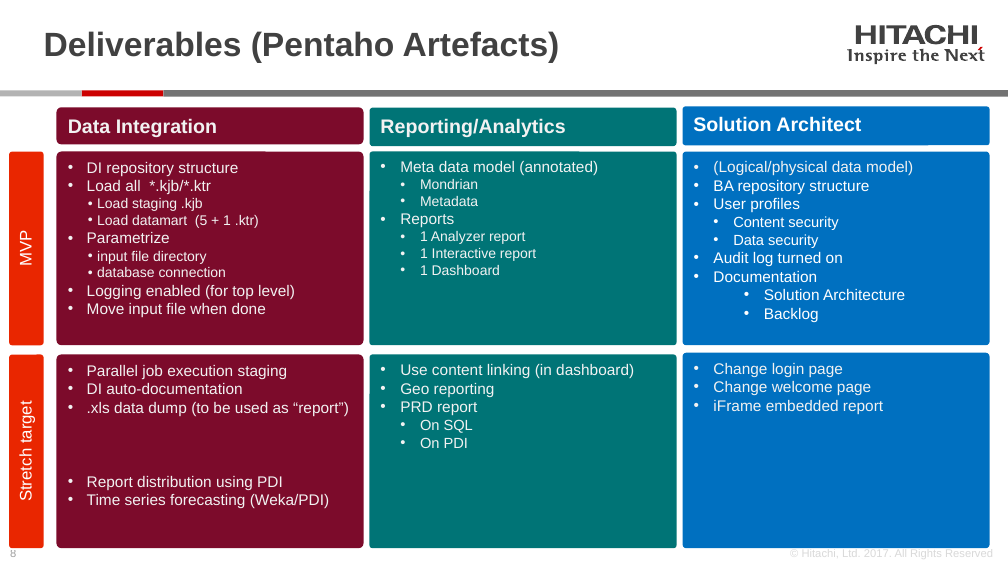
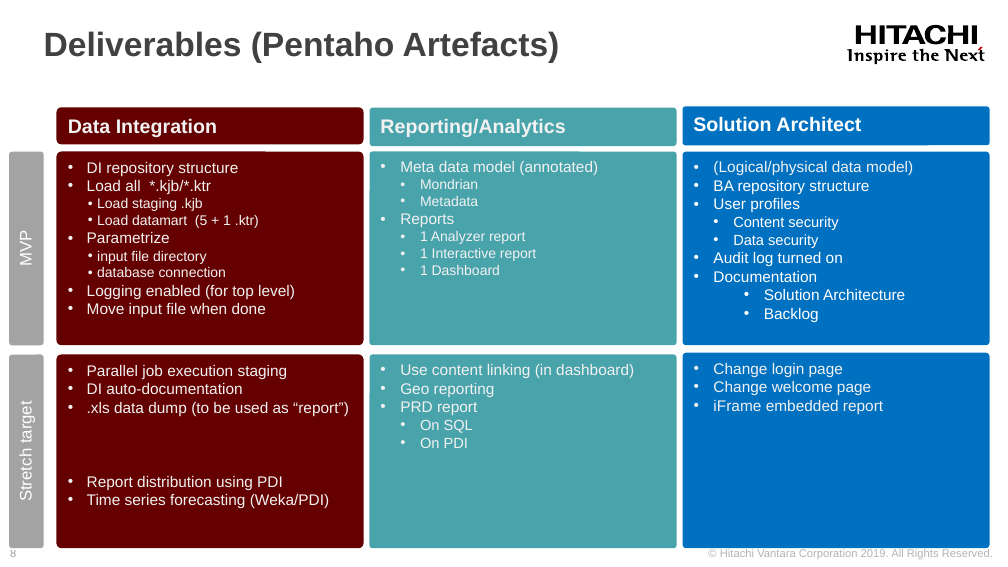
Before and after one commit to jporeilly/Partner-Workshop, a slide deck: slide 8 of Day3/Presentation/Hitachi Vantara - Pentaho Partner - Day 3.pptx. Drawn at 1008x567 pixels with LibreOffice and Linux fonts; fonts in the diff are those of the drawing. Boxes give left, top, right and bottom in pixels: in the first picture for what was removed or moved away, otherwise in the second. Text is boxed around its words. In the diff, an @@ line names an element or a change of style, - is before the commit and + after.

```diff
--- a/Day3/Presentation/Hitachi Vantara - Pentaho Partner - Day 3.pptx
+++ b/Day3/Presentation/Hitachi Vantara - Pentaho Partner - Day 3.pptx
@@ fill #414141 to #000000 in 22 elements at (x1=949, y1=25, x2=969, y2=43), (x1=886, y1=25, x2=906, y2=43), (x1=902, y1=25, x2=925, y2=43), (x1=972, y1=25, x2=977, y2=43), (x1=856, y1=25, x2=876, y2=43), (x1=880, y1=25, x2=885, y2=43), (x1=924, y1=25, x2=946, y2=44), (x1=847, y1=49, x2=852, y2=61), (x1=854, y1=52, x2=863, y2=60), (x1=866, y1=52, x2=872, y2=60), (x1=873, y1=52, x2=883, y2=65), (x1=884, y1=52, x2=888, y2=60), (x1=886, y1=49, x2=889, y2=51), (x1=890, y1=52, x2=897, y2=60), (x1=898, y1=52, x2=906, y2=60), (x1=919, y1=48, x2=928, y2=60), (x1=931, y1=52, x2=939, y2=60), (x1=912, y1=50, x2=918, y2=61), (x1=944, y1=49, x2=958, y2=61), (x1=960, y1=52, x2=968, y2=60), (x1=979, y1=50, x2=985, y2=61), (x1=968, y1=52, x2=978, y2=60) @@
@@ rectangle added at (x1=0, y1=88, x2=1008, y2=106), fill #FFFFFF @@
@@ fill #7C0B2B to #650000 in 3 elements at (x1=56, y1=151, x2=364, y2=345), (x1=56, y1=355, x2=364, y2=548), (x1=56, y1=107, x2=364, y2=144) @@
@@ rectangle removed at (x1=82, y1=91, x2=163, y2=97) @@
@@ rounded rectangle "MVP" at (x1=9, y1=151, x2=43, y2=345): fill #E92600 to #A3A3A3 @@
@@ rounded rectangle "Stretch target" at (x1=9, y1=355, x2=43, y2=548): fill #E92600 to #A3A3A3 @@
@@ fill #007476 to #49A3AB in 3 elements at (x1=370, y1=151, x2=677, y2=345), (x1=370, y1=108, x2=677, y2=146), (x1=370, y1=355, x2=677, y2=548) @@
@@ text at (x1=720, y1=549, x2=993, y2=559): text changed; text colour #B3B3B3 at 50% opacity to #B3B3B3 @@
-© Hitachi, Ltd. 2017. All Rights Reserved
+© Hitachi Vantara Corporation 2019. All Rights Reserved.
```
Also in this commit, not shown: 8 other slides changed, 4 slides added, 2 other files.
